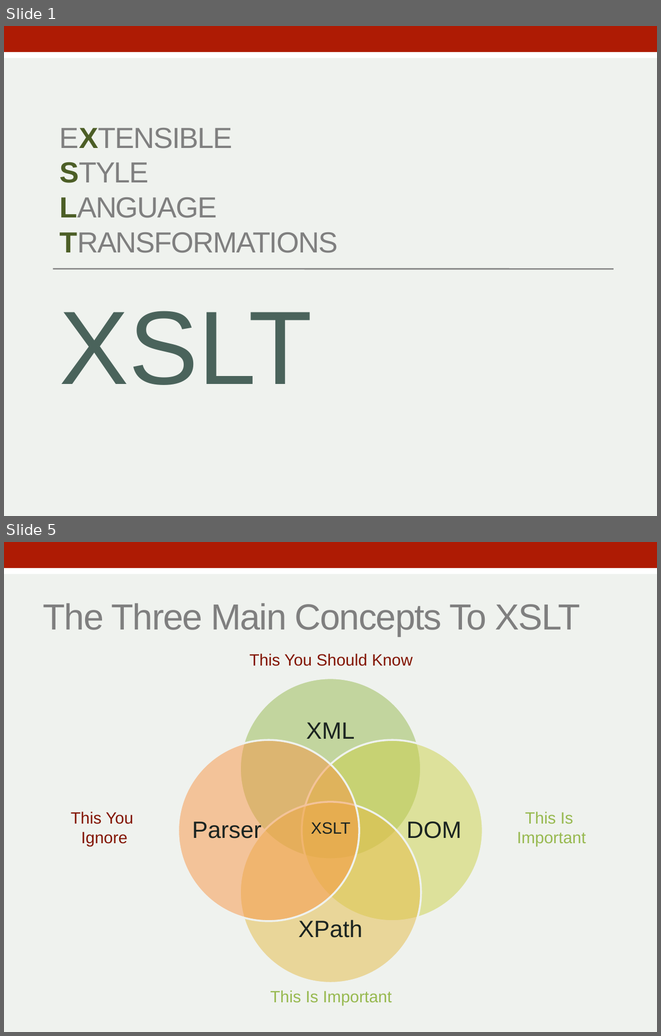
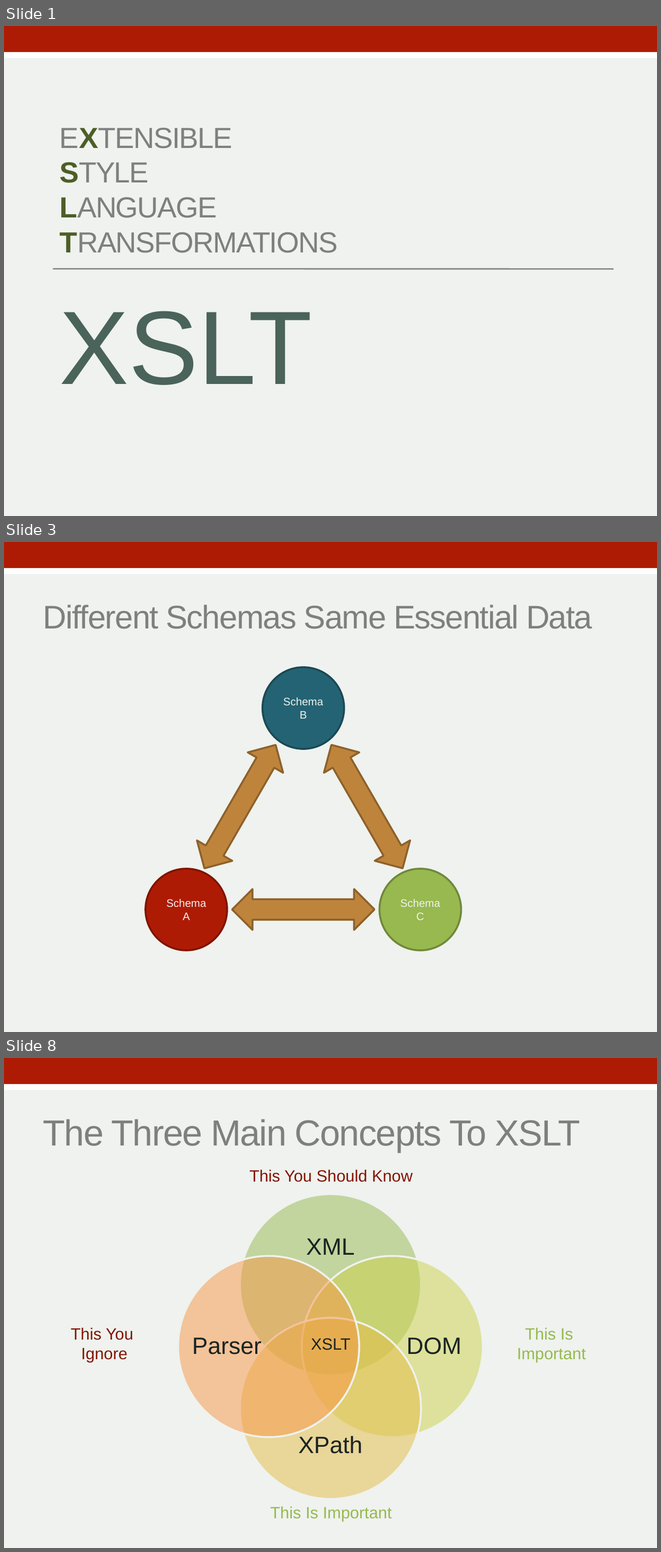
Before and after one commit to zoechao/teaching, a slide deck: xslt/eXtensible.pptx. Shown one above the other, each under a label of ours: slides 1 and 5 before the commit, slides 1, 3 and 8 after it; the slides between them are not shown. The pictures are 661x1036 and 661x1552 pixels, drawn with LibreOffice and Linux fonts; fonts in the diff are those of the drawing. Boxes give left, top, right and bottom in pixels: in the first picture for what was removed or moved away, otherwise in the second. Text is boxed around its words. In the diff, an @@ line names an element or a change of style, - is before the commit and + after.

```diff
--- a/xslt/eXtensible.pptx
+++ b/xslt/eXtensible.pptx
@@ slide 3 added at box(4, 542, 657, 1032), background #EFF2EE; not listed: 2 template elements that a slide beside it also shows @@
@@ title added at box(43, 605, 592, 629), 36 pt, text #7F7F7F @@
+Different Schemas Same Essential Data
@@ group added at box(146, 668, 461, 950): 3 ellipses, 3 left right arrows @@
+Schema A
+Schema B
+Schema C
@@ what was slide 5 is now slide 8 @@
```
Also in this commit, not shown: 4 slides changed, 4 other slides added, 3 slides removed, 3 other files.
